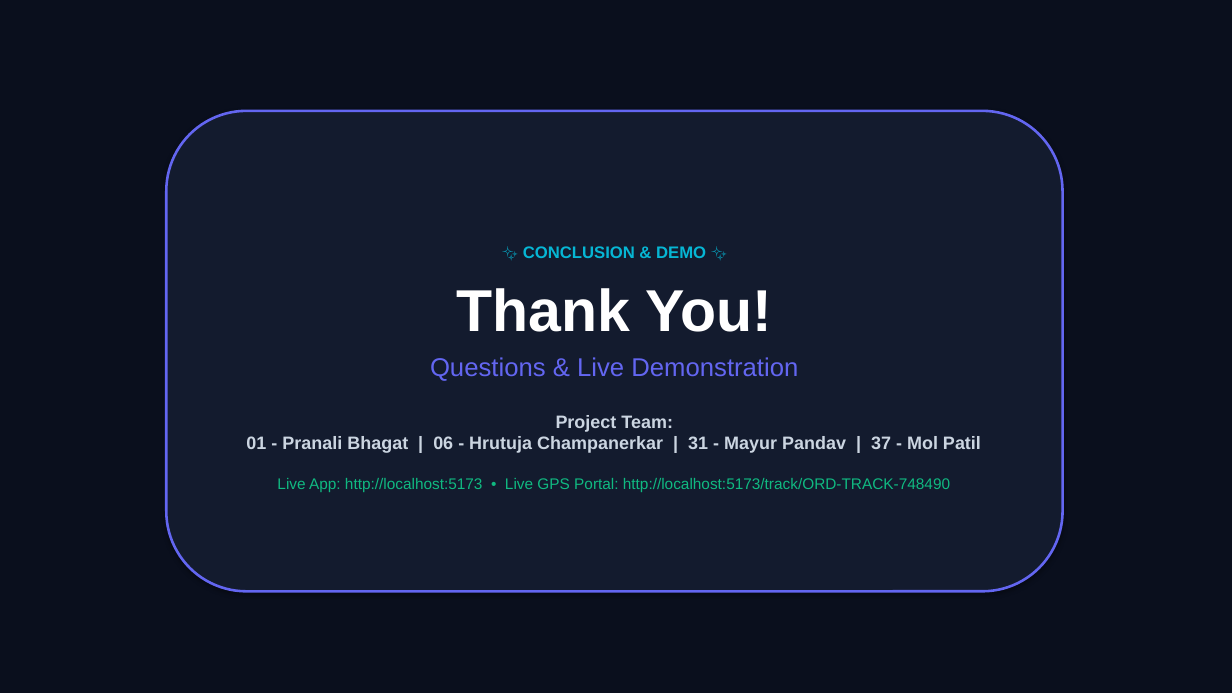
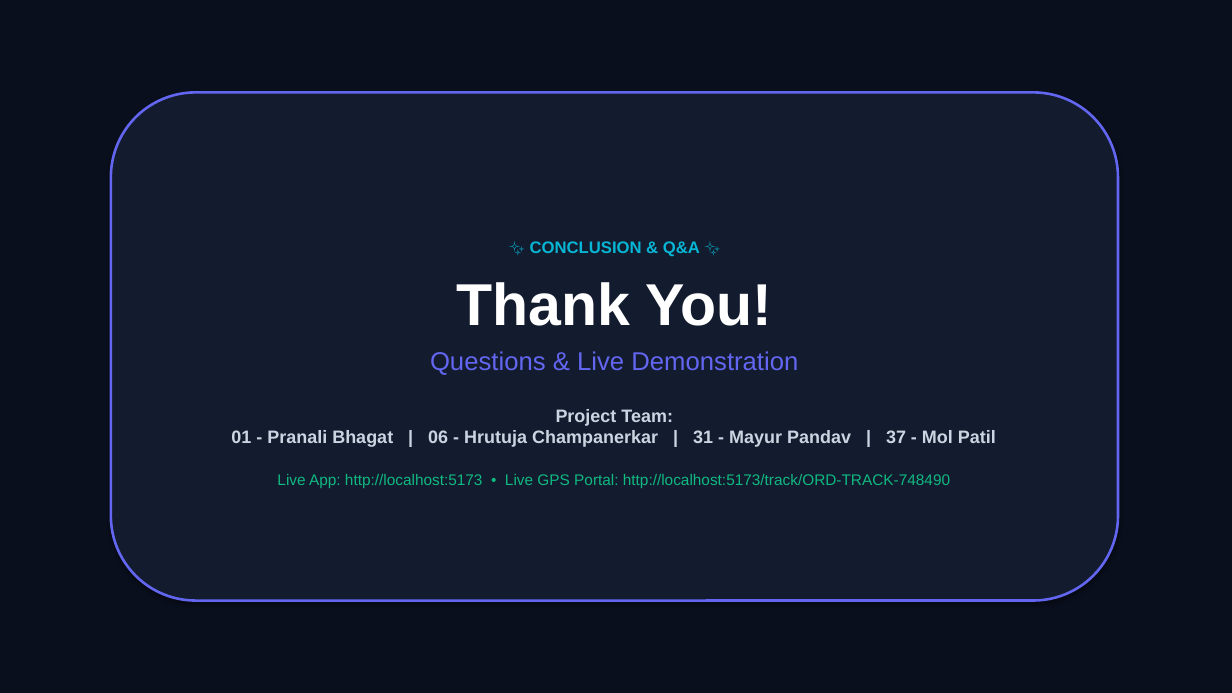
Before and after one commit to MayuurPandav/vyapar-frontend-files-, a slide deck: slide 8 of public/Vyapar_2.0_Presentation.pptx. Drawn at 1232x693 pixels with LibreOffice and Linux fonts; fonts in the diff are those of the drawing. Boxes give left, top, right and bottom in pixels: in the first picture for what was removed or moved away, otherwise in the second. Text is boxed around its words. In the diff, an @@ line names an element or a change of style, - is before the commit and + after.

Commit message:
feat(presentation): embed rich graphics and live screenshots on every single slide of 8-slide deck

```diff
--- a/public/Vyapar_2.0_Presentation.pptx
+++ b/public/Vyapar_2.0_Presentation.pptx
@@ rounded rectangle "✨ CONCLUSION & Q&A ✨": place and size @@
-rounded rectangle "✨ CONCLUSION & Q&A ✨" at [166,111,1063,592]
+rounded rectangle "✨ CONCLUSION & Q&A ✨" at [111,92,1118,601]
@@ text in rounded rectangle at [530,241,700,256]: text changed @@
-✨ CONCLUSION & DEMO ✨
+✨ CONCLUSION & Q&A ✨
@@ text in rounded rectangle at [277,474,950,488]: more space between paragraphs @@
```
Also in this commit, not shown: 7 other slides changed, 7 other files.
